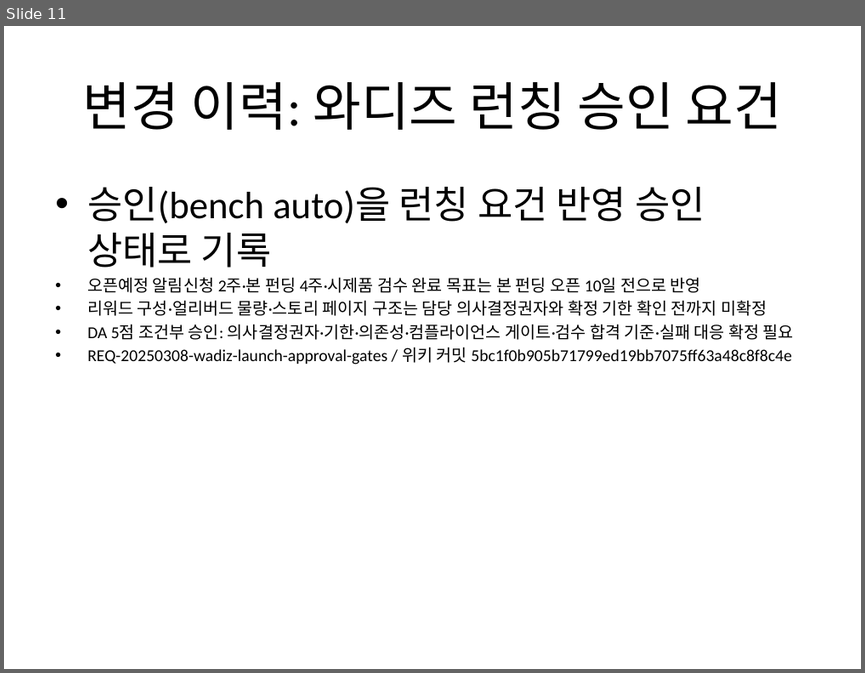
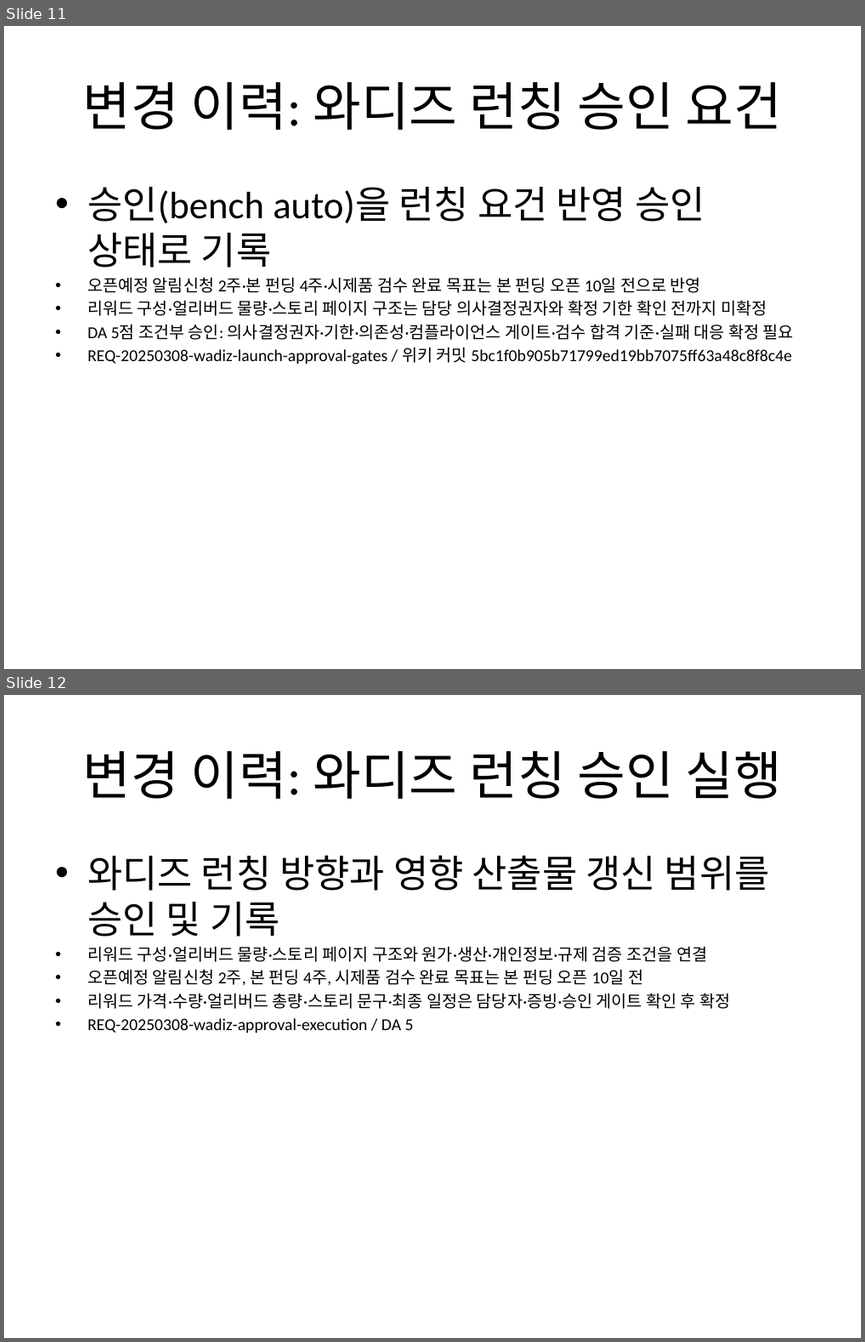
Before and after one commit to Abraxaspark91/n8n_termpjt, a slide deck: scenarios/S08_wadiz_product_launch/deliverables/와디즈_펀딩페이지_덱.pptx. Shown one above the other, each under a label of ours: slide 11 before the commit, slides 11 and 12 after it. The pictures are 865x673 and 865x1342 pixels, drawn with LibreOffice and Linux fonts; fonts in the diff are those of the drawing. Boxes give left, top, right and bottom in pixels: in the first picture for what was removed or moved away, otherwise in the second. Text is boxed around its words. In the diff, an @@ line names an element or a change of style, - is before the commit and + after.

```diff
--- a/scenarios/S08_wadiz_product_launch/deliverables/와디즈_펀딩페이지_덱.pptx
+++ b/scenarios/S08_wadiz_product_launch/deliverables/와디즈_펀딩페이지_덱.pptx
@@ slide 12 added at <box>4,695,861,1338</box>, background #FFFFFF @@
@@ title added at <box>82,751,782,799</box>, 44 pt, text #000000 @@
+변경 이력: 와디즈 런칭 승인 실행
@@ text added at <box>87,855,770,1032</box>, 14 pt, text #000000 @@
+• 와디즈 런칭 방향과 영향 산출물 갱신 범위를 승인 및 기록
+• 리워드 구성·얼리버드 물량·스토리 페이지 구조와 원가·생산·개인정보·규제 검증 조건을 연결
+• 오픈예정 알림신청 2주, 본 펀딩 4주, 시제품 검수 완료 목표는 본 펀딩 오픈 10일 전
+• 리워드 가격·수량·얼리버드 총량·스토리 문구·최종 일정은 담당자·증빙·승인 게이트 확인 후 확정
+• REQ-20250308-wadiz-approval-execution / DA 5
```
Also in this commit, not shown: 8 other files.
